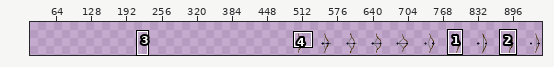
Sprite sheet -- PixelArt/bowmanbow.png. The picture above shows the old version from afar; the outline marks the close-up.
Close-up. First the earlier version:
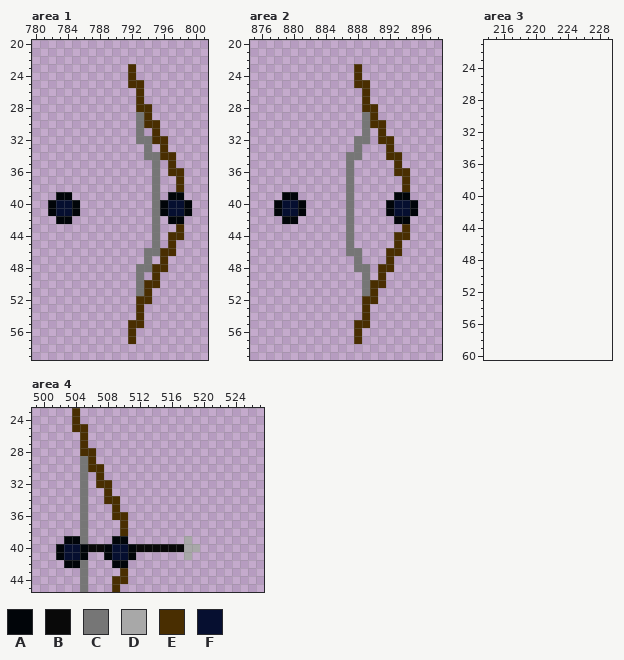
The file is 480x48 pixels. Shown: area 1: x 780..801, y 20..59; area 2: x 875..898, y 20..59; area 3: x 214..229, y 21..60; area 4: x 499..527, y 23..45. The old version is drawn lined up with the new one, on the new canvas. The wide view leaves out empty margins. The commit also changed other parts of the picture, which this record leaves out.
Palette (. is transparent): A #010509  B #090909  C #767676  D #a8a8a8  E #492e01  F #060f30
Pixels before, area 1, first column x 782:
23 ..........E.......
24 ..........E.......
25 ..........EE......
26 ...........E......
27 ...........E......
28 ...........EE.....
29 ...........CE.....
30 ...........CEE....
31 ...........C.E....
32 ...........CCEE...
33 ............C.E...
34 ............CCEE..
35 .............C.E..
36 .............C.EE.
37 .............C..E.
38 .............C..E.
39 .AA..........C.AA.
40 AFFA.........CAFFA
41 AFFA.........CAFFA
42 .AA..........C.AA.
43 .............C..E.
44 .............C.EE.
45 .............C.E..
46 ............CCEE..
47 ............C.E...
48 ...........CCEE...
49 ...........C.E....
50 ...........CEE....
51 ...........CE.....
52 ...........EE.....
53 ...........E......
54 ...........E......
55 ..........EE......
56 ..........E.......
57 ..........E.......
Pixels before, area 2, first column x 878:
23 ..........E.......
24 ..........E.......
25 ..........EE......
26 ...........E......
27 ...........E......
28 ...........EE.....
29 ...........CE.....
30 ...........CEE....
31 ...........C.E....
32 ..........CC.EE...
33 ..........C...E...
34 .........CC...EE..
35 .........C.....E..
36 .........C.....EE.
37 .........C......E.
38 .........C......E.
39 .AA......C.....AA.
40 AFFA.....C....AFFA
41 AFFA.....C....AFFA
42 .AA......C.....AA.
43 .........C......E.
44 .........C.....EE.
45 .........C.....E..
46 .........CC...EE..
47 ..........C...E...
48 ..........CC.EE...
49 ...........C.E....
50 ...........CEE....
51 ...........CE.....
52 ...........EE.....
53 ...........E......
54 ...........E......
55 ..........EE......
56 ..........E.......
57 ..........E.......
Pixels before, area 4, first column x 502:
23 ..E...............
24 ..E...............
25 ..EE..............
26 ...E..............
27 ...E..............
28 ...EE.............
29 ...CE.............
30 ...CEE............
31 ...C.E............
32 ...C.EE...........
33 ...C..E...........
34 ...C..EE..........
35 ...C...E..........
36 ...C...EE.........
37 ...C....E.........
38 ...C....E.........
39 .AAC...AA.......D.
40 AFFABBAFFABBBBBBDD
41 AFFA..AFFA......D.
42 .AAC...AA.........
43 ...C....E.........
44 ...C...EE.........
45 ...C...E..........
Once edited:
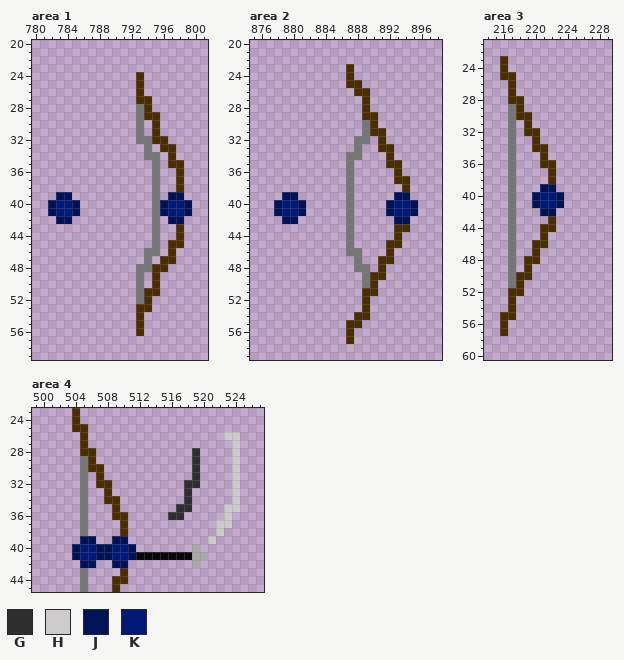
Colours new in this view: G #2e2e2e  H #cdcbcb  J #001357  K #001976
Change:
canvas 480x48 -> 960x64, the old top-left corner now at 480,14
Changed rows in their new state; - is an unchanged pixel.
Area 1:
first column x 782:
23 ----------.-------
24 ----------.E------
25 ----------.-------
27 ------------E-----
28 -----------C------
29 -------------E----
30 ------------.-----
33 ---------------E--
34 --------------.---
35 ----------------E-
36 ---------------.--
39 -JJ------------JJ-
40 JKKJ----------JKKJ
41 JKKJ----------JKKJ
42 -JJ------------JJ-
44 ---------------.--
45 ----------------E-
46 --------------.---
47 ---------------E--
50 ------------.-----
51 -------------E----
52 -----------C------
53 ------------E-----
55 ----------.-------
56 ----------.E------
57 ----------.-------
Area 2:
first column x 878:
23 ---------E.-------
24 ---------E.-------
25 ---------E-.------
26 ----------E-------
28 ------------.-----
29 -----------E------
30 -------------.----
31 ------------E-----
32 --------------.---
33 -------------E----
34 ---------------.--
35 --------------E---
36 ----------------.-
37 ---------------E--
39 -JJ------------JJ-
40 JKKJ----------JKKJ
41 JKKJ----------JKKJ
42 -JJ------------JJ-
43 ---------------E--
44 ----------------.-
45 --------------E---
46 ---------------.--
47 -------------E----
48 --------------.---
49 ------------E-----
50 -------------.----
51 -----------E------
52 ------------.-----
54 ----------E-------
55 ---------E-.------
56 ---------E.-------
57 ---------E.-------
Area 3:
first column x 216:
23 E-------
24 E-------
25 EE------
26 -E------
27 -E------
28 -EE-----
29 -CE-----
30 -CEE----
31 -C-E----
32 -C-EE---
33 -C--E---
34 -C--EE--
35 -C---E--
36 -C---EE-
37 -C----E-
38 -C----E-
39 -C---JJ-
40 -C--JKKJ
41 -C--JKKJ
42 -C---JJ-
43 -C----E-
44 -C---EE-
45 -C---E--
46 -C--EE--
47 -C--E---
48 -C-EE---
49 -C-E----
50 -CEE----
51 -CE-----
52 -EE-----
53 -E------
54 -E------
55 EE------
56 E-------
57 E-------
Area 4:
first column x 502:
26 ---------------------HH
27 ----------------------H
28 -----------------G----H
29 -----------------G----H
30 -----------------G----H
31 -----------------G----H
32 ----------------GG----H
33 ----------------G-----H
34 ----------------G-----H
35 ---------------GG----HH
36 --------------GG-----H-
37 --------------------HH-
38 --------------------H--
39 -..JJ--JJ-------.--H---
40 ..JKKJJKKJ.......------
41 ..JKKJJKKJBBBBBBBDD----
42 -..JJ--JJ--------D-----
Where, in picture pixels (left, top, right, bottom), the same in both close-ups:
changed: (128, 64, 192, 344)
changed: (48, 192, 80, 224)
changed: (346, 64, 418, 344)
changed: (274, 192, 306, 224)
added: (500, 56, 564, 336)
changed: (56, 432, 240, 568)
